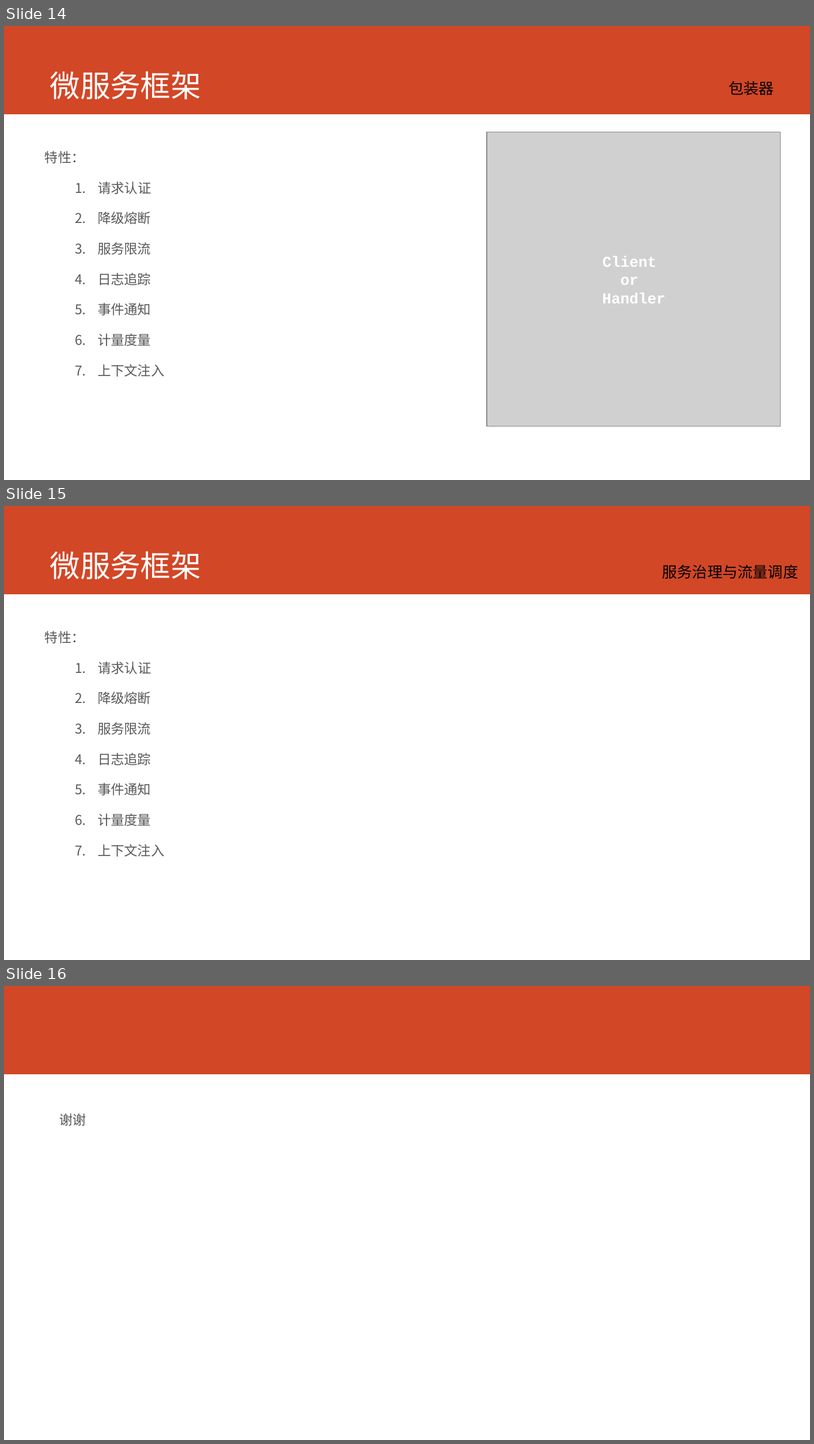
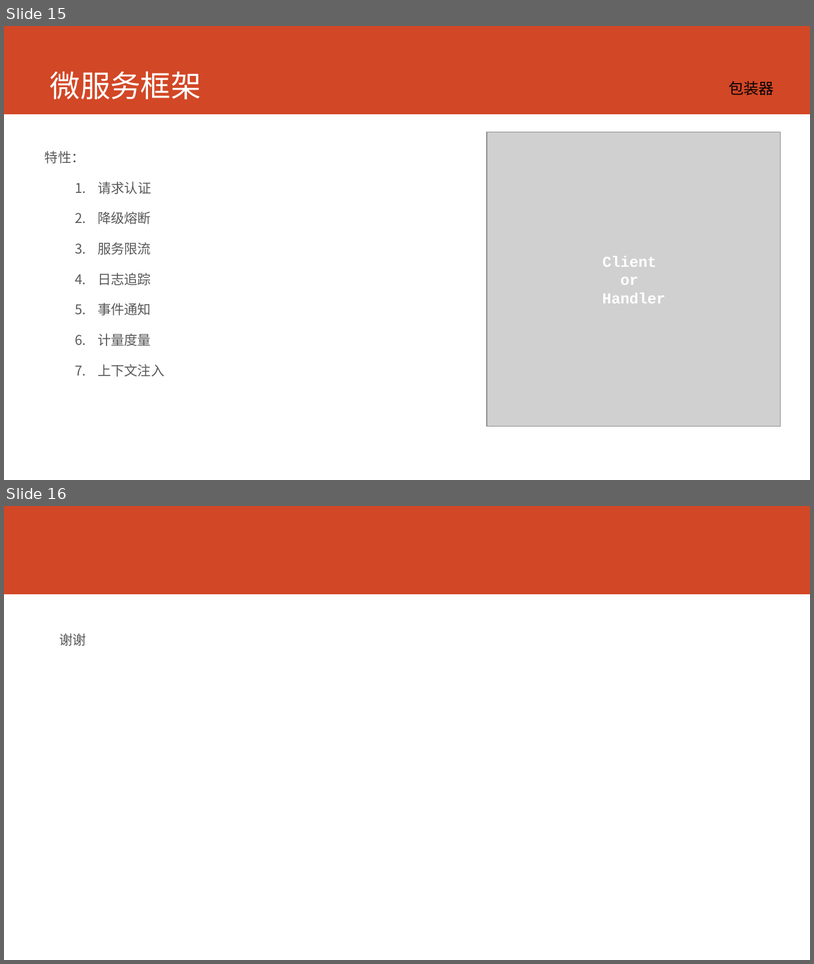
Before and after one commit to printfcoder/printfcoder, a slide deck: job/me/个人介绍.pptx. Shown one above the other, each under a label of ours: slides 14, 15 and 16 before the commit, slides 15 and 16 after it. The pictures are 814x1444 and 814x964 pixels, drawn with LibreOffice and Linux fonts; fonts in the diff are those of the drawing; grey boxes stand for pictures. Boxes give left, top, right and bottom in pixels: in the first picture for what was removed or moved away, otherwise in the second. Text is boxed around its words. In the diff, an @@ line names an element or a change of style, - is before the commit and + after.

```diff
--- a/job/me/个人介绍.pptx
+++ b/job/me/个人介绍.pptx
@@ slide 15 removed at (4, 506, 810, 960), background #FFFFFF; not listed: 1 template element that a slide beside it also shows @@
@@ title removed at (50, 551, 201, 579) @@
-微服务框架
@@ text removed at (662, 565, 798, 579) @@
-服务治理与流量调度
@@ text removed at (45, 631, 165, 856) @@
-特性：
-  1. 请求认证
-  2. 降级熔断
-  3. 服务限流
-  4. 日志追踪
-  5. 事件通知
-  6. 计量度量
-  7. 上下文注入
@@ what was slide 14 is now slide 15 @@
```
Also in this commit, not shown: 1 slide changed, 1 slide added, 1 other file.
